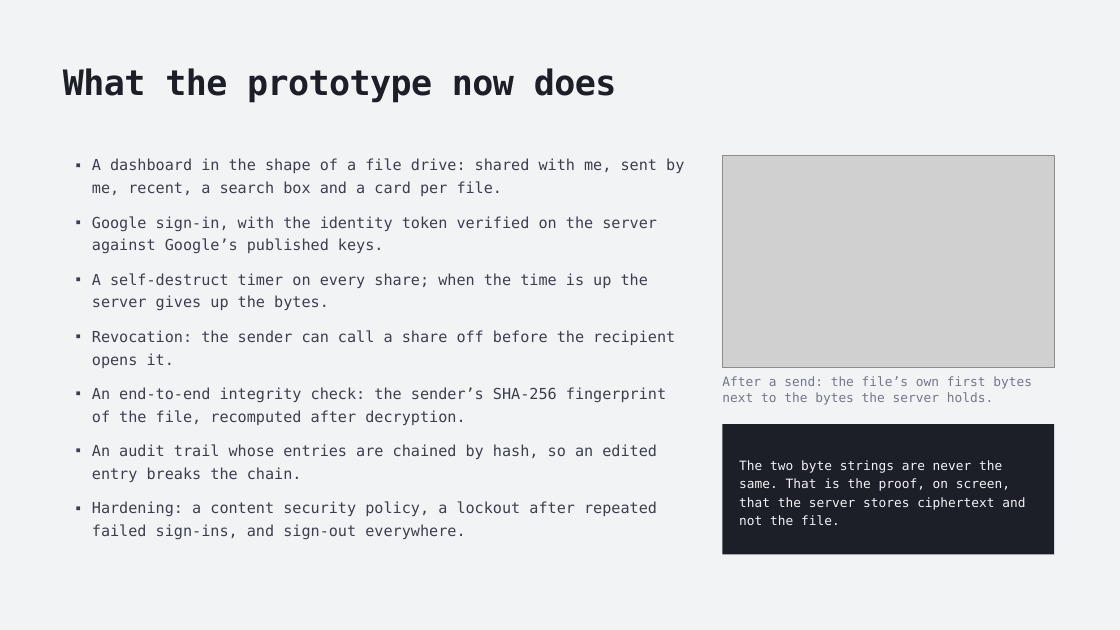
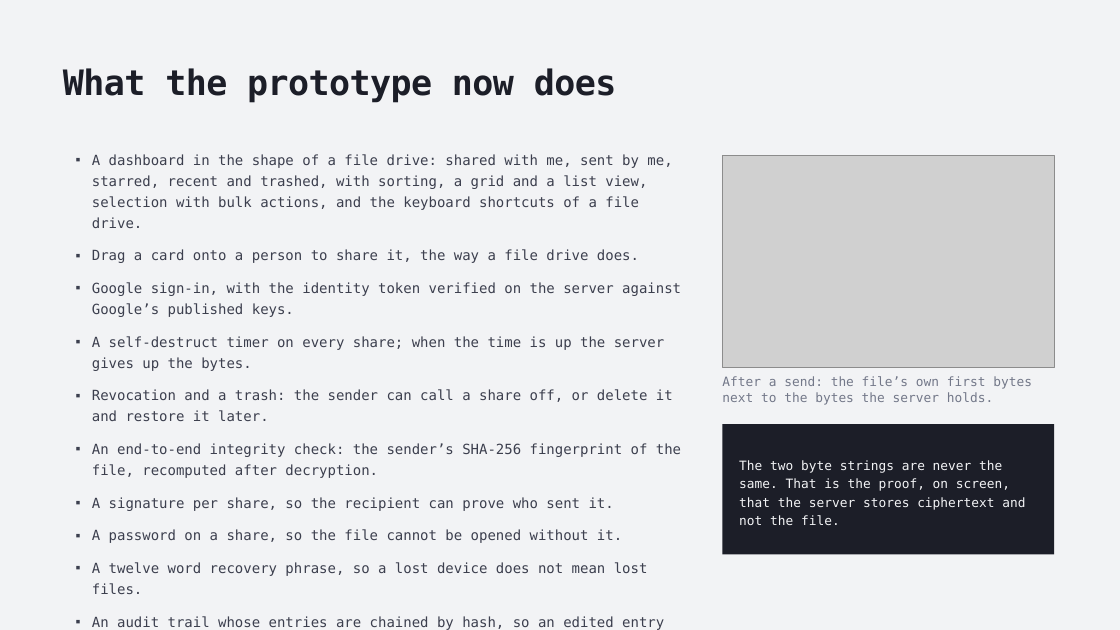
Before and after one commit to aswathas/sugan-project, a slide deck: slide 13 of report/SecureShare-REVIEW-3.pptx. Drawn at 1120x630 pixels with LibreOffice and Linux fonts; fonts in the diff are those of the drawing; grey boxes stand for pictures. Boxes give left, top, right and bottom in pixels: in the first picture for what was removed or moved away, otherwise in the second. Text is boxed around its words. In the diff, an @@ line names an element or a change of style, - is before the commit and + after.

```diff
--- a/report/SecureShare-REVIEW-3.pptx
+++ b/report/SecureShare-REVIEW-3.pptx
@@ text at box(92, 154, 672, 263): text changed; size 13 to 12 pt @@
-▪ A dashboard in the shape of a file drive: shared with me, sent by me, recent, a search box and a card per file.
+▪ A dashboard in the shape of a file drive: shared with me, sent by me, starred, recent and trashed, with sorting, a grid and a list view, selection with bulk actions, and the keyboard shortcuts of a file drive.
+▪ Drag a card onto a person to share it, the way a file drive does.
@@ text at box(92, 282, 681, 478): size 13 to 12 pt in "Google sign-in, with the identity token verified ...", "A self-destruct timer on every share; when ...", "An end-to-end integrity check: the sender’s SHA-256 ...", "An audit trail whose entries are chained ..." @@
@@ text at box(92, 389, 673, 421): text changed; size 13 to 12 pt @@
-▪ Revocation: the sender can call a share off before the recipient opens it.
+▪ Revocation and a trash: the sender can call a share off, or delete it and restore it later.
@@ text at box(92, 497, 648, 576): paragraphs added @@
+▪ A signature per share, so the recipient can prove who sent it.
+▪ A password on a share, so the file cannot be opened without it.
+▪ A twelve word recovery phrase, so a lost device does not mean lost files.
@@ text at box(92, 501, 657, 540): paragraph removed @@
-▪ Hardening: a content security policy, a lockout after repeated failed sign-ins, and sign-out everywhere.
```
Also in this commit, not shown: 2 other slides changed, 17 other files.
